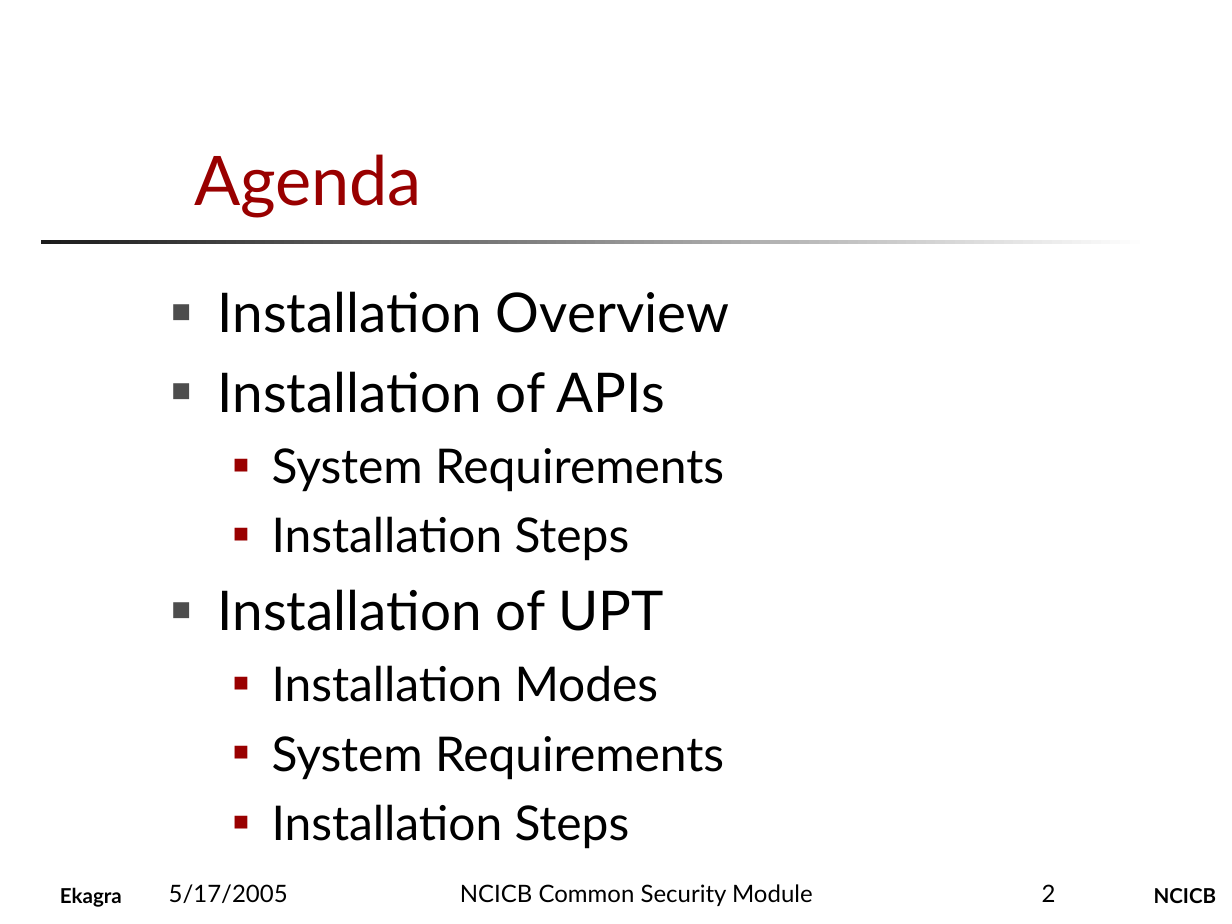
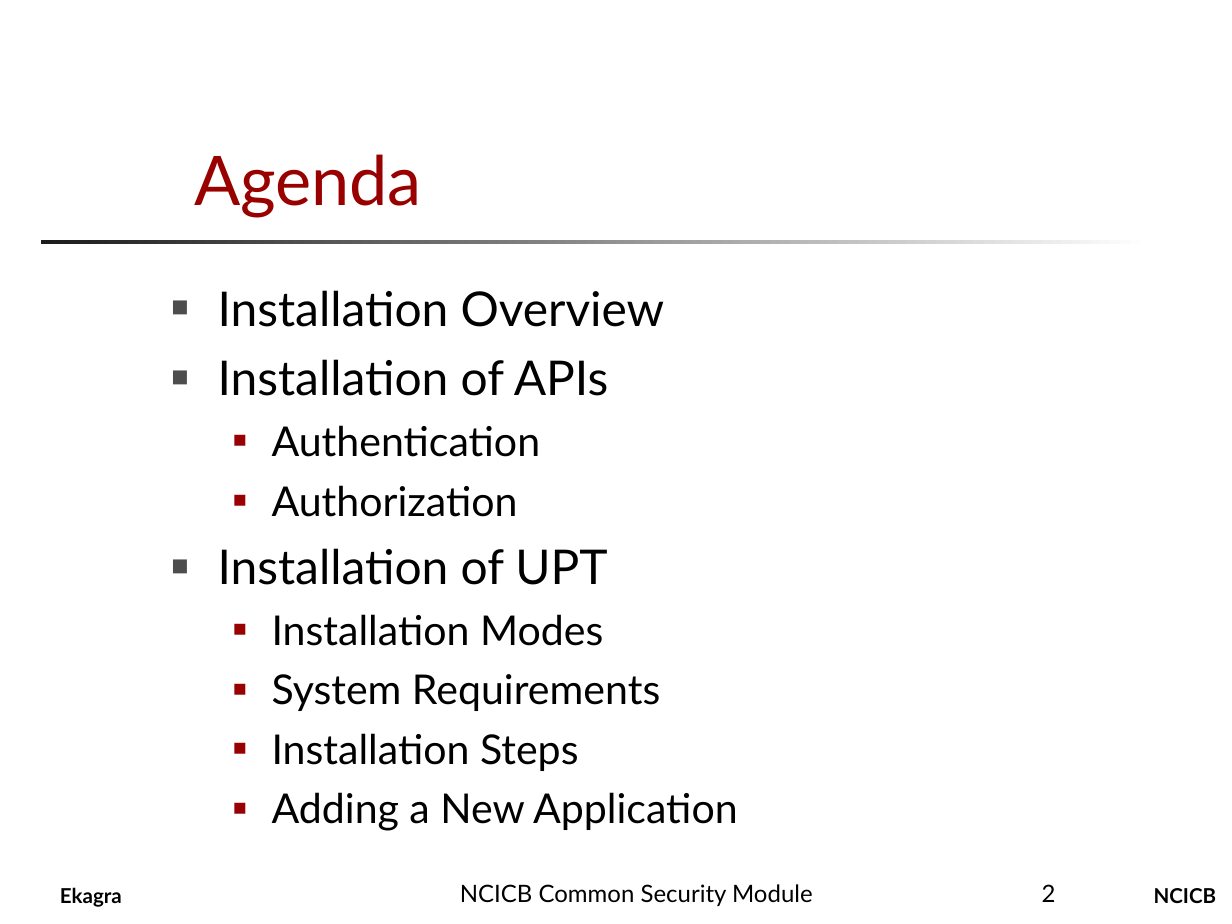
Before and after one commit to CBIIT/common-security-module-docs, a slide deck: slide 2 of Presentations/CSM_Installation_Presentation.ppt. Drawn at 1232x924 pixels with LibreOffice and Linux fonts; fonts in the diff are those of the drawing; background and template pictures are left out. Boxes give left, top, right and bottom in pixels: in the first picture for what was removed or moved away, otherwise in the second. Text is boxed around its words. In the diff, an @@ line names an element or a change of style, - is before the commit and + after.

```diff
--- a/Presentations/CSM_Installation_Presentation.ppt
+++ b/Presentations/CSM_Installation_Presentation.ppt
@@ text at [218,290,665,771]: size 32 to 28 pt in "Installation Overview", "Installation of APIs", "Installation of UPT"; size 28 to 24 pt in "Installation Modes", "System Requirements", "Installation Steps"; less space between paragraphs @@
@@ text at [272,425,541,517]: text changed; size 28 to 24 pt @@
-  ■ System Requirements
-  ■ Installation Steps
+  ■ Authentication
+  ■ Authorization
@@ text at [272,792,738,831]: paragraph added @@
+  ■ Adding a New Application
@@ text removed at [169,884,288,903] @@
-5/17/2005
```
Also in this commit, not shown: 8 other slides changed, 3 slides added.
